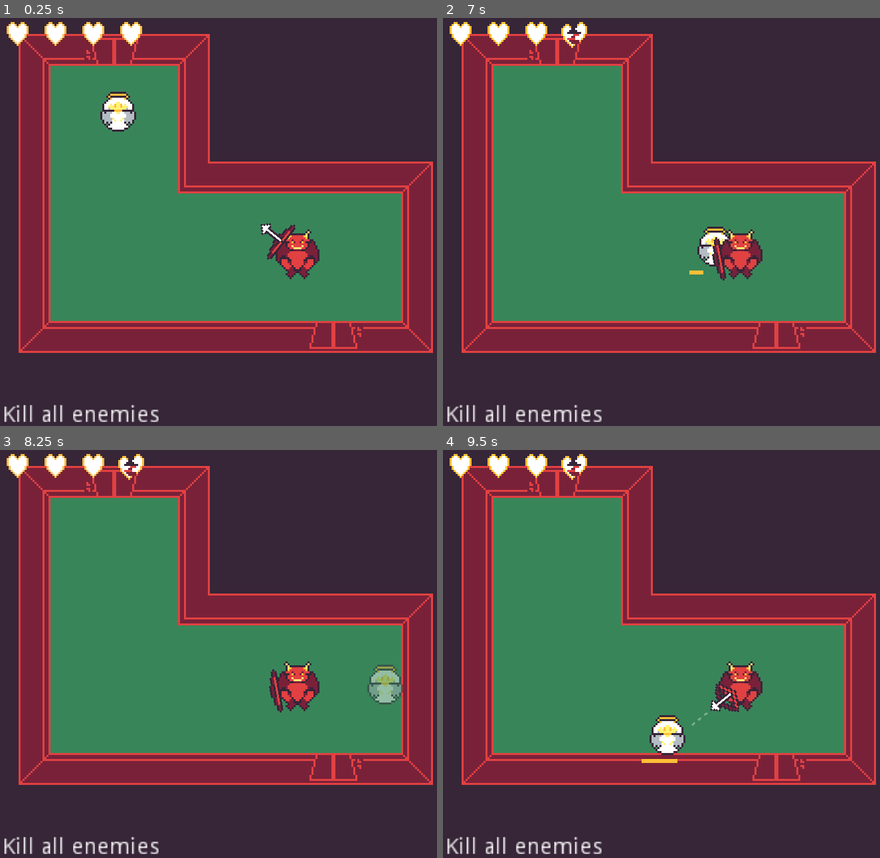
Above: before the commit, frames 1-4 (two rows, left to right).
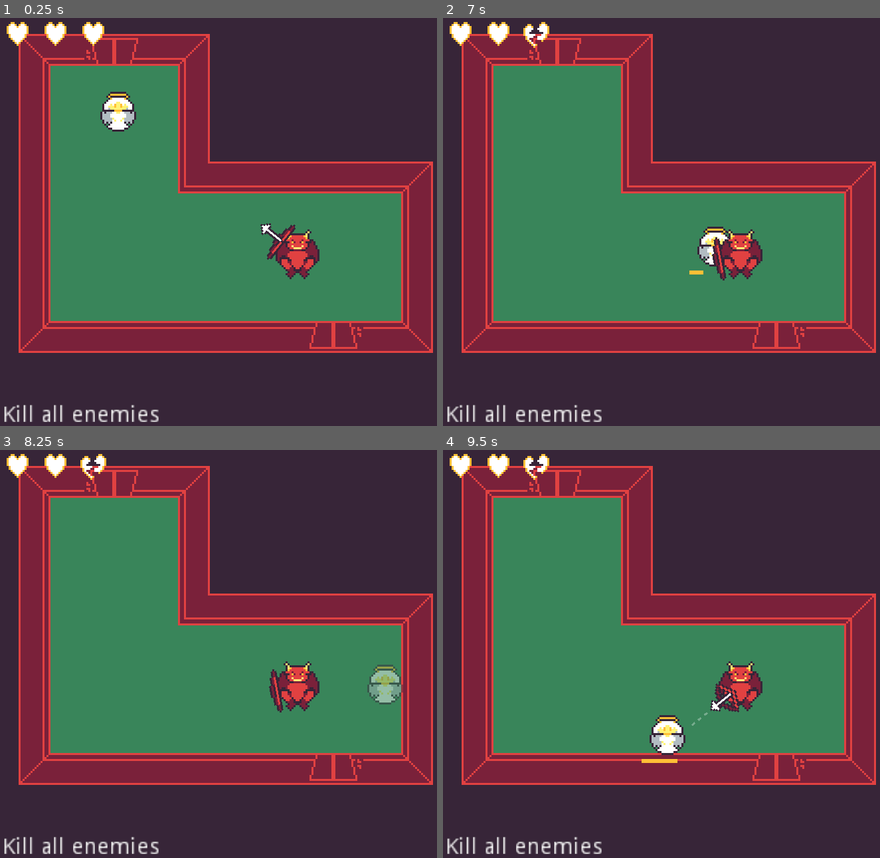
Above: after the commit, the same moments.

Repository: rthurmed/DiveIntoHell
Game: Godot game, scene res://src/levels/LevelTutorial.tscn
Same seed, same stepped clock (60 frames per second), same inputs: the game is played once before the commit and once after it.
Inputs:
- Up to frame 1 (0.25 s): no input
- Up to frame 2 (7 s): hold D (player_right) 0.53-1.28 s; tap Space (player_dash) every 0.75 s from 0.6 to 6.6 s; hold S (player_down) 1.28-2.03 s; hold D (player_right) 2.03-2.78 s; hold W (player_up) 2.78-3.53 s; hold A (player_left) 3.53-5.03 s; hold S (player_down) 5.03-5.78 s; hold D (player_right) 5.78-6.53 s; hold W (player_up) from 6.53 s (still down)
- Up to frame 3 (8.25 s): release W (player_up) at 7.28 s; hold D (player_right) 7.28-8.03 s; tap Space (player_dash) at 7.35, 8.1 s; hold S (player_down) from 8.03 s (still down)
- Up to frame 4 (9.5 s): release S (player_down) at 8.78 s; hold A (player_left) from 8.78 s (still down); tap Space (player_dash) at 8.85 s

The runs differ from the first frame. In frame 1, 0.2% of the frame differs, in the area x 27-33%, y 0-7%; in frame 2, 0.3%, in the area x 18-33%, y 0-8%; in frame 3, 0.3%; in frame 4, 0.3%.

Commit message:
Reduced player lifes

Diff:
--- a/src/player/Player.gd
+++ b/src/player/Player.gd
@@ -5,7 +5,7 @@
 const MOVEMENT_ACCEL = 7 # the lower the more slippery
 const LIFE_DEFAULT_DAMAGE = 1
 
-export var life_max = 4
+export var life_max = 3
 
 onready var state_machine = $StateMachine
 onready var animation = $AnimationPlayer
